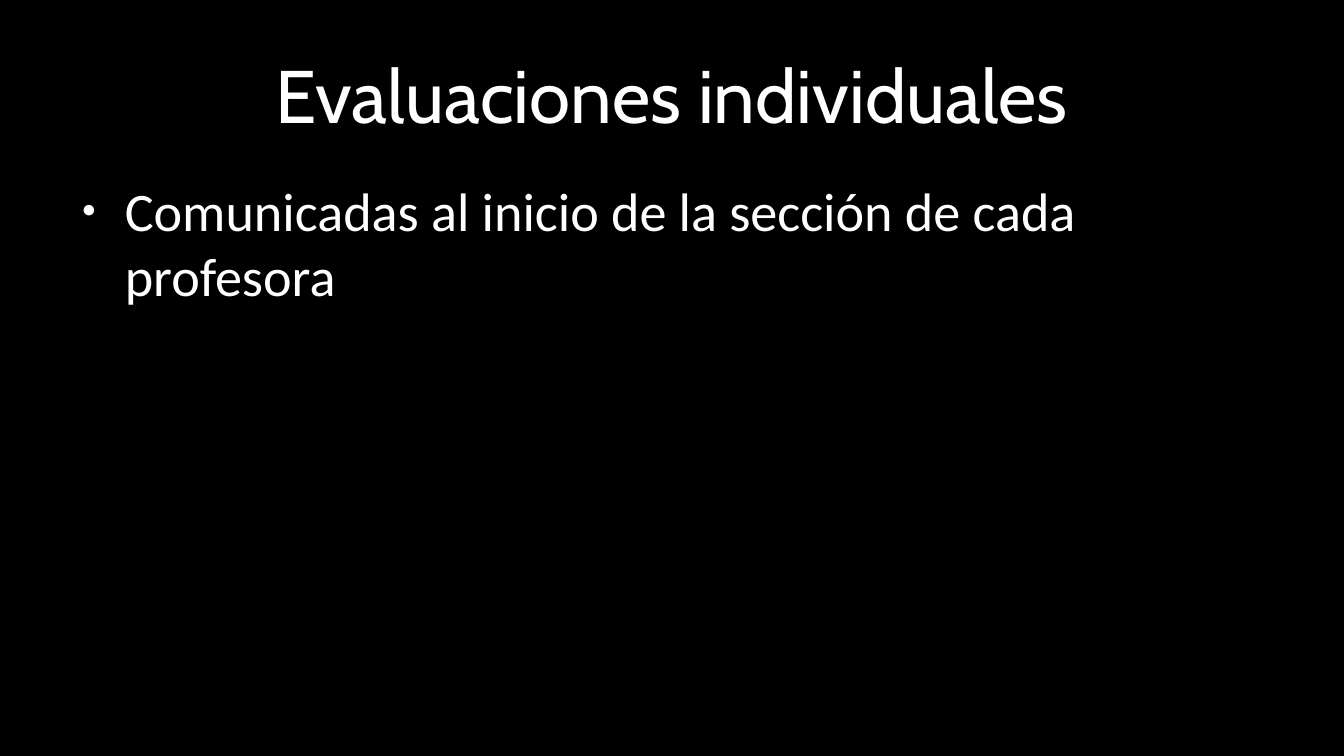
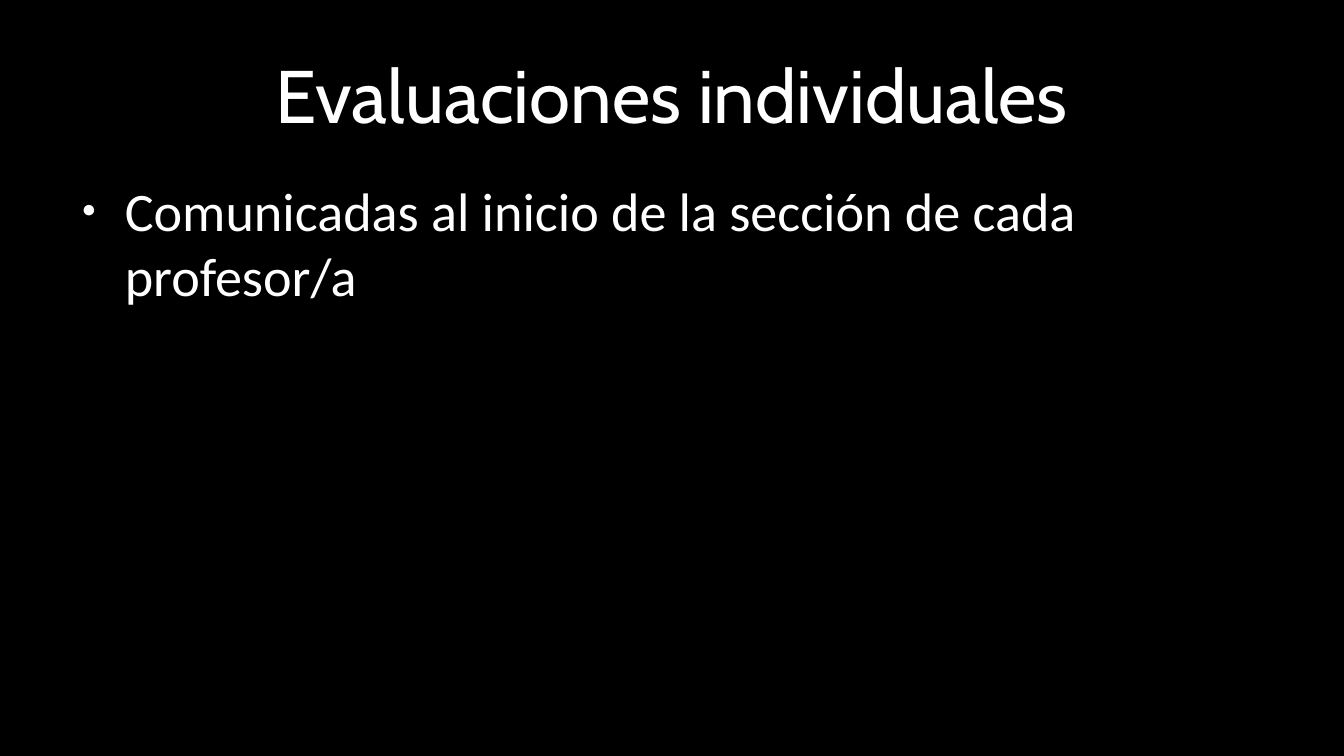
Before and after one commit to gerardommc/Ecologia-poblaciones, a slide deck: slide 6 of Encuadre.odp. Drawn at 1344x756 pixels with LibreOffice and Linux fonts; fonts in the diff are those of the drawing. Boxes give left, top, right and bottom in pixels: in the first picture for what was removed or moved away, otherwise in the second. Text is boxed around its words. In the diff, an @@ line names an element or a change of style, - is before the commit and + after.

Commit message:
inicio 2026-2

```diff
--- a/Encuadre.odp
+++ b/Encuadre.odp
@@ text at <box>125,193,1076,305</box>: text changed @@
-● Comunicadas al inicio de la sección de cada profesora
+● Comunicadas al inicio de la sección de cada profesor/a
```
Also in this commit, not shown: 2 other slides changed, 15 other files.
